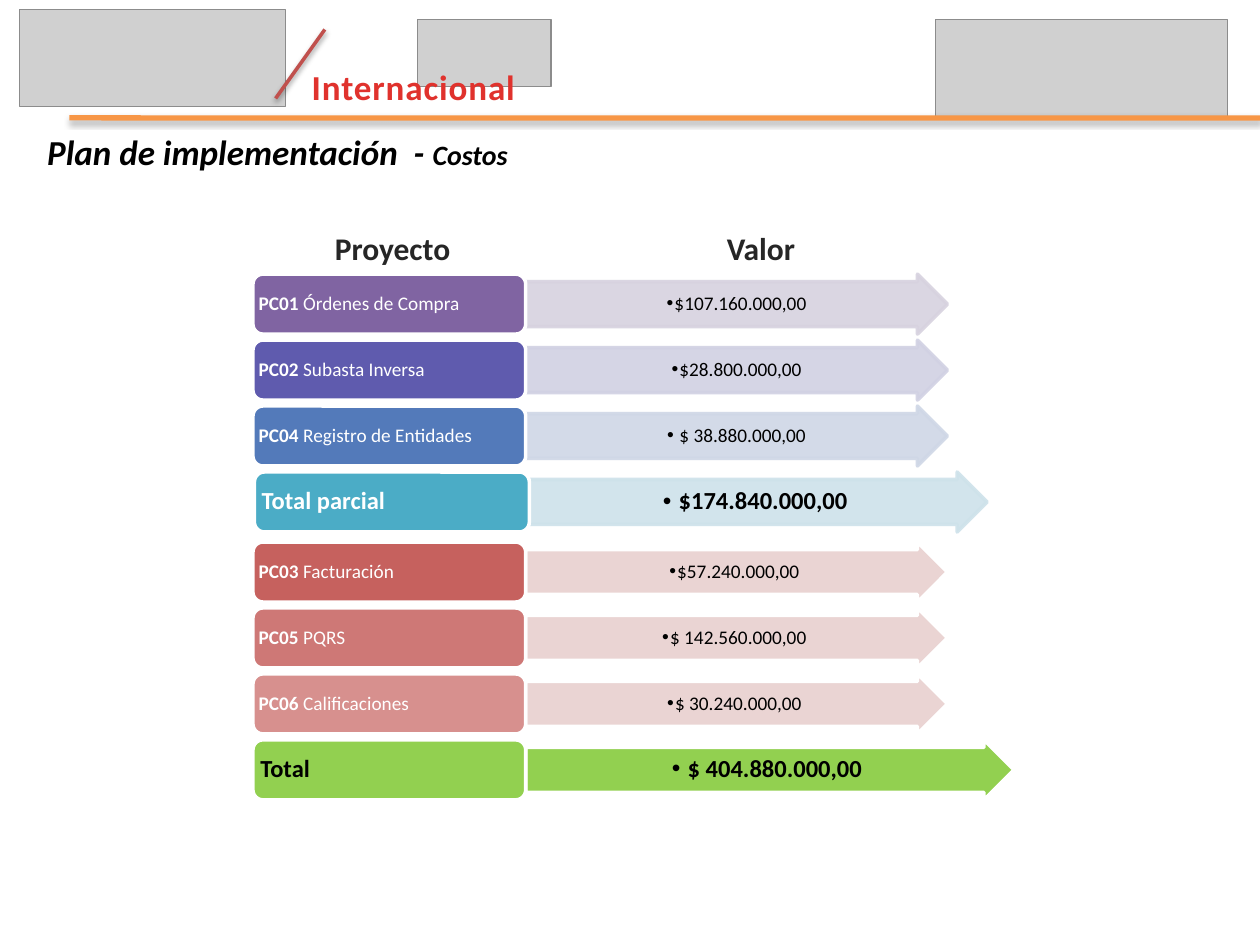
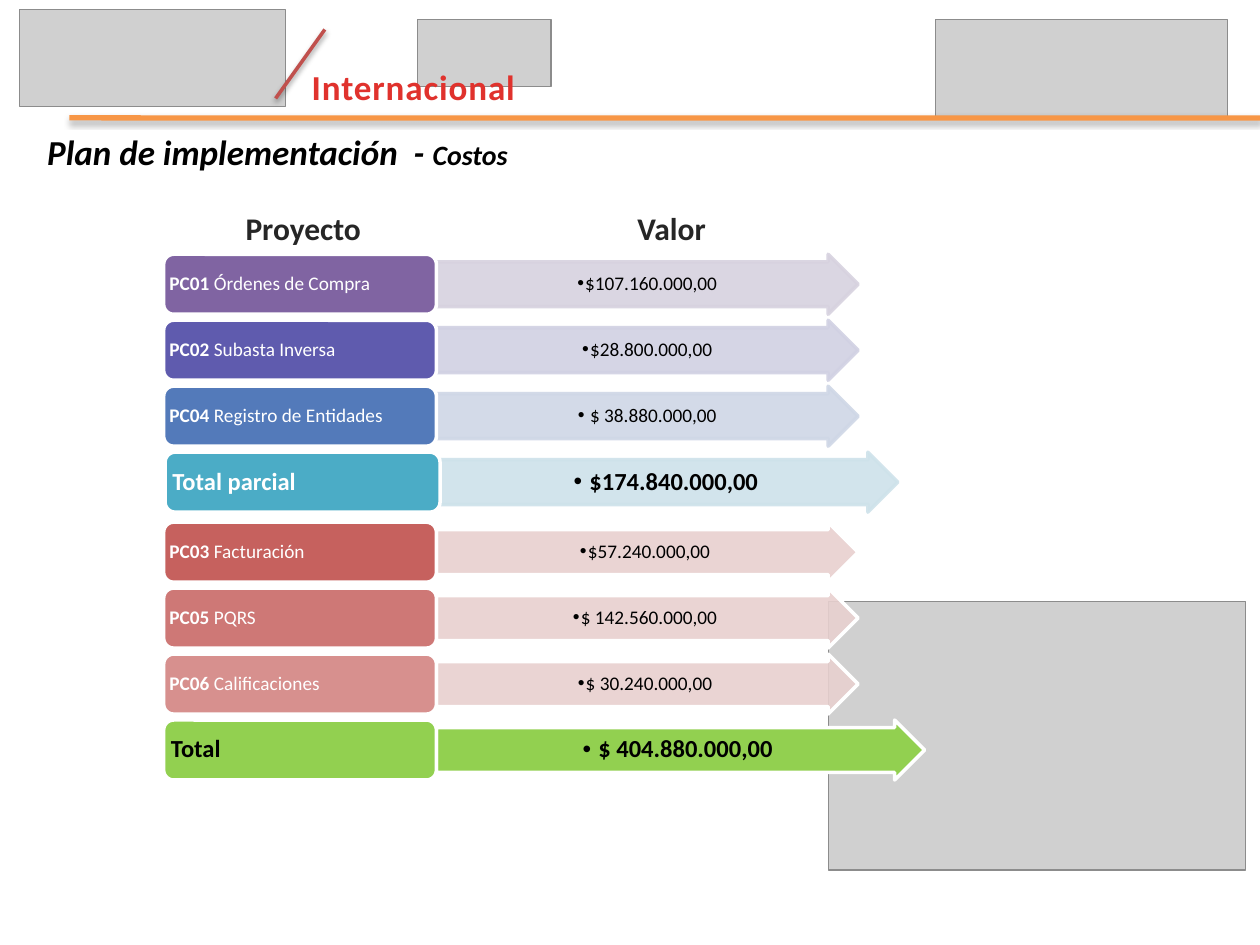
Before and after one commit to leseroth/ingenium-managment, a slide deck: slide 20 of CSOF5200 Proyecto 2/0727PresentacionIngenium.pptx (slide 22 before the commit). Drawn at 1260x945 pixels with LibreOffice and Linux fonts; fonts in the diff are those of the drawing; grey boxes stand for pictures. Boxes give left, top, right and bottom in pixels: in the first picture for what was removed or moved away, otherwise in the second. Text is boxed around its words. In the diff, an @@ line names an element or a change of style, - is before the commit and + after.

```diff
--- a/CSOF5200 Proyecto 2/0727PresentacionIngenium.pptx
+++ b/CSOF5200 Proyecto 2/0727PresentacionIngenium.pptx
@@ picture added at bbox=[828, 601, 1245, 869] @@
@@ 18 texts, 8 right arrows, 8 rounded rectangles: place and size @@
-18 texts, 8 right arrows, 8 rounded rectangles at bbox=[253, 238, 1013, 800]
+18 texts, 8 right arrows, 8 rounded rectangles at bbox=[164, 218, 924, 780]
```
Also in this commit, not shown: 3 other slides changed, 4 slides added.
